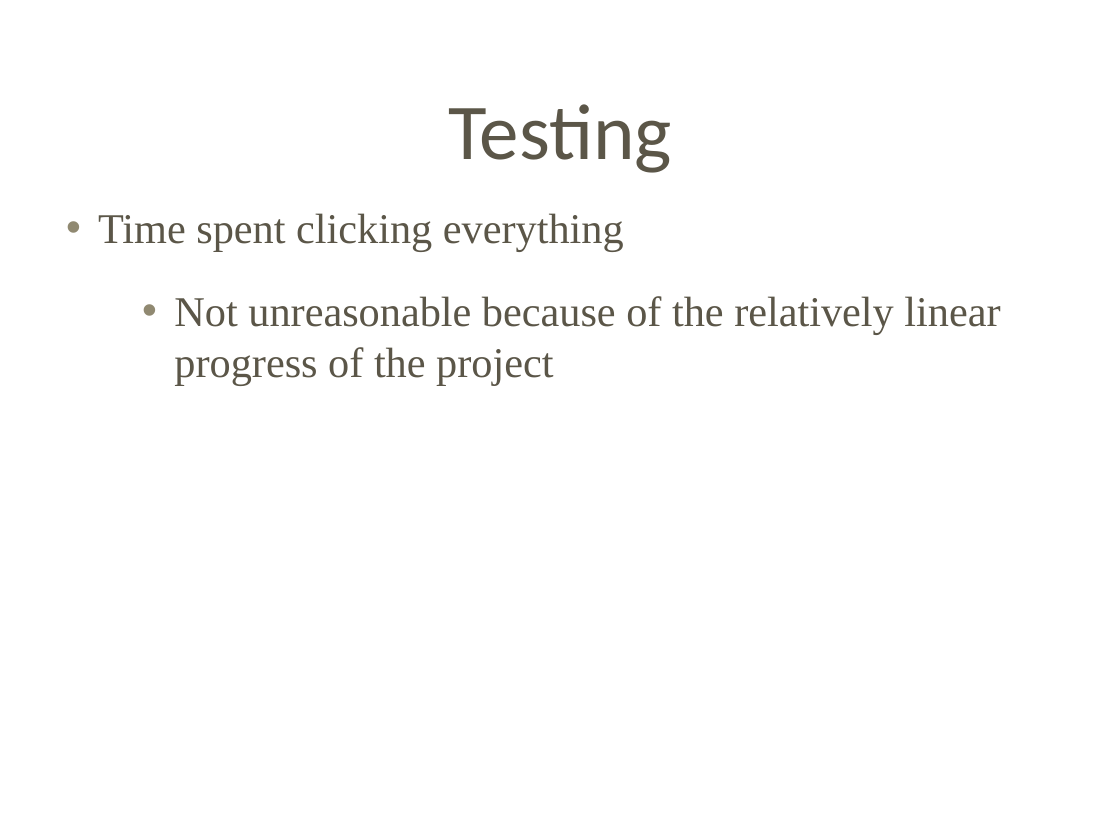
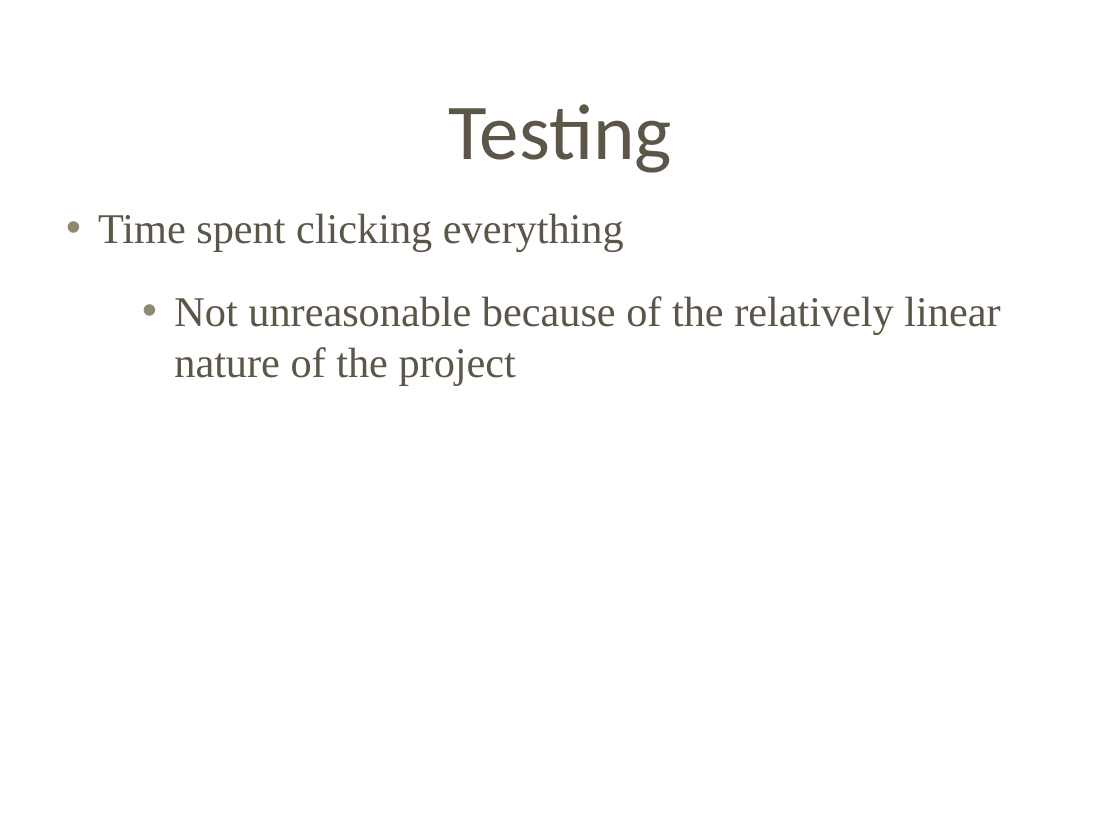
Before and after one commit to Letractively/company-management-system, a slide deck: slide 11 of src/Docs/Milestone03.ppt. Drawn at 1120x840 pixels with LibreOffice and Linux fonts; fonts in the diff are those of the drawing; background and template pictures are left out. Boxes give left, top, right and bottom in pixels: in the first picture for what was removed or moved away, otherwise in the second. Text is boxed around its words. In the diff, an @@ line names an element or a change of style, - is before the commit and + after.

```diff
--- a/src/Docs/Milestone03.ppt
+++ b/src/Docs/Milestone03.ppt
@@ text at (x1=174, y1=296, x2=1000, y2=386): text changed @@
-    • Not unreasonable because of the relatively linear progress of the project
+    • Not unreasonable because of the relatively linear nature of the project
```
Also in this commit, not shown: 8 other slides changed, 6 other files.
